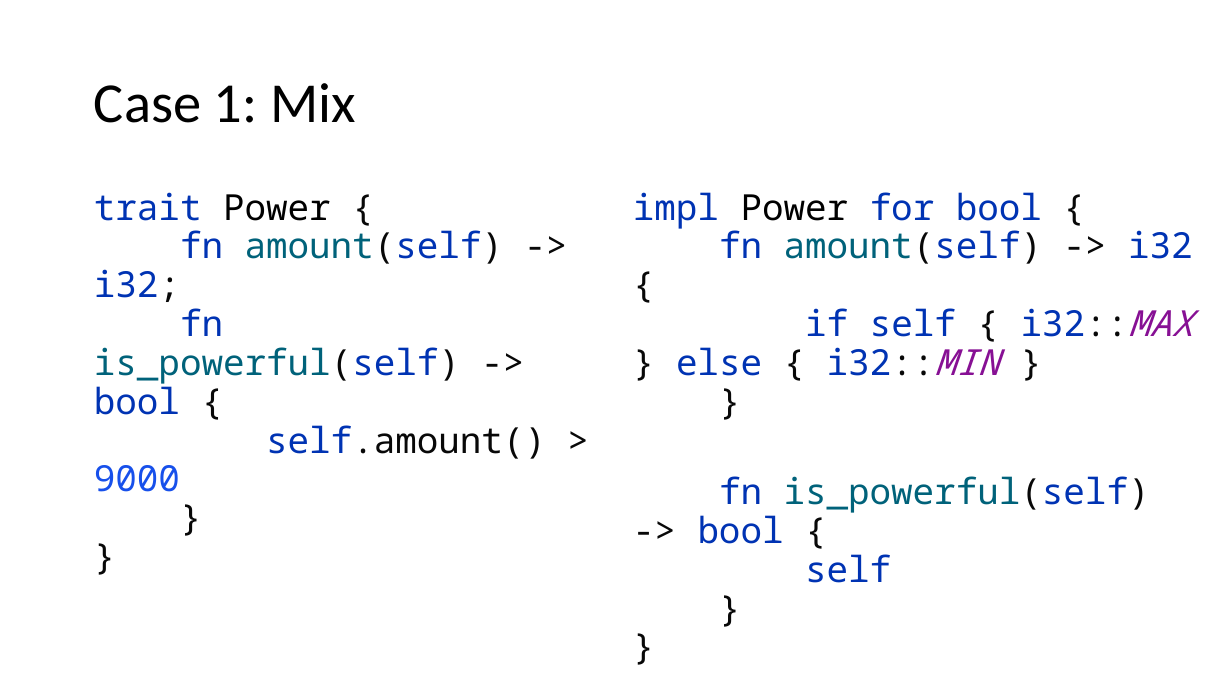
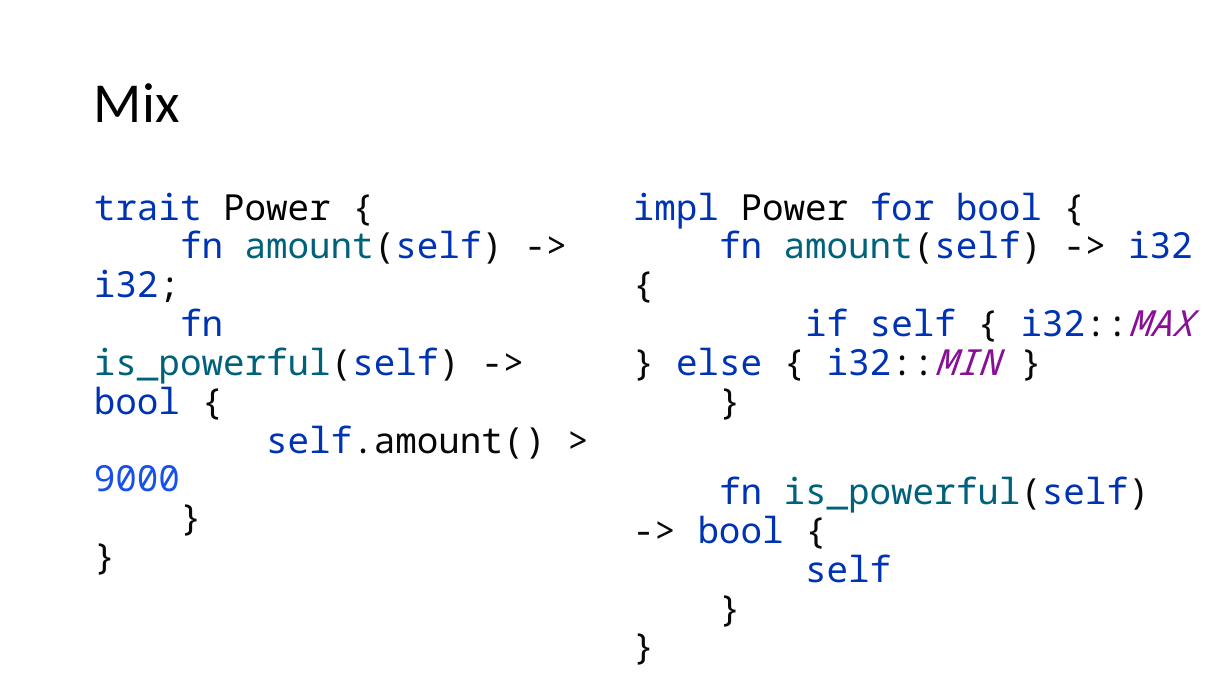
Before and after one commit to kugushev/course-rust-basics, a slide deck: slide 39 of pres/02-BuildingBlocks.pptx (slide 29 before the commit). Drawn at 1232x693 pixels with LibreOffice and Linux fonts; fonts in the diff are those of the drawing. Boxes give left, top, right and bottom in pixels: in the first picture for what was removed or moved away, otherwise in the second. Text is boxed around its words. In the diff, an @@ line names an element or a change of style, - is before the commit and + after.

```diff
--- a/pres/02-BuildingBlocks.pptx
+++ b/pres/02-BuildingBlocks.pptx
@@ title at <box>94,83,180,122</box>: text changed @@
-Case 1: Mix
+Mix
```
Also in this commit, not shown: 8 other slides changed, 12 slides added, 3 slides removed, 2 other files.
